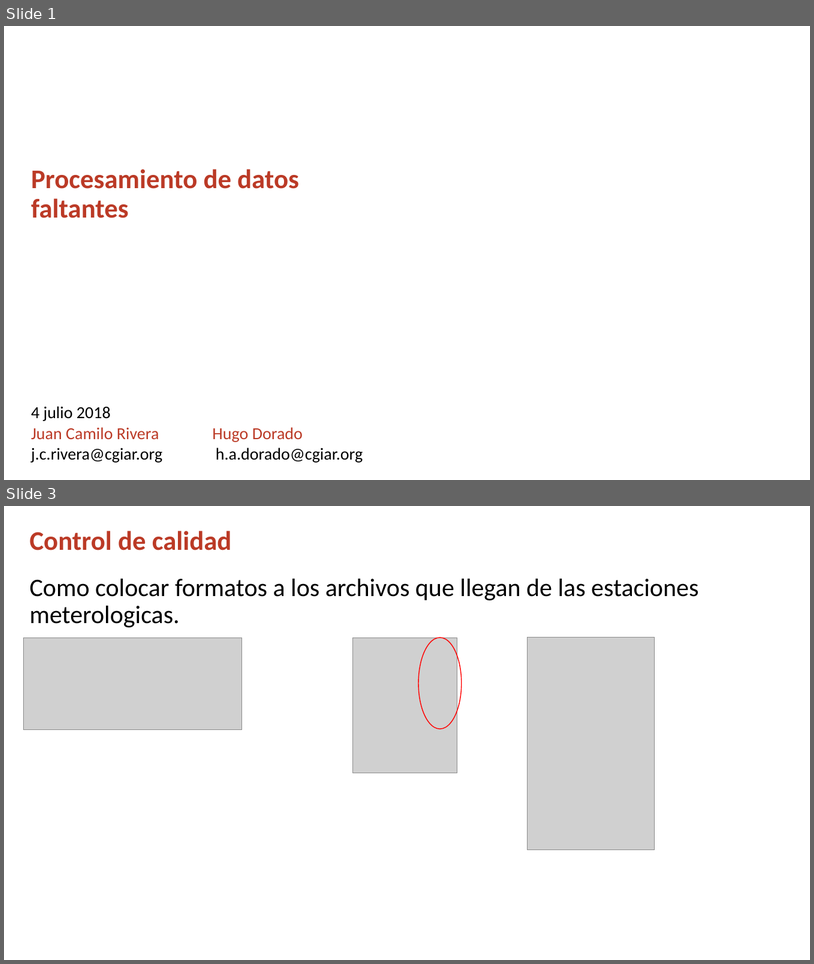
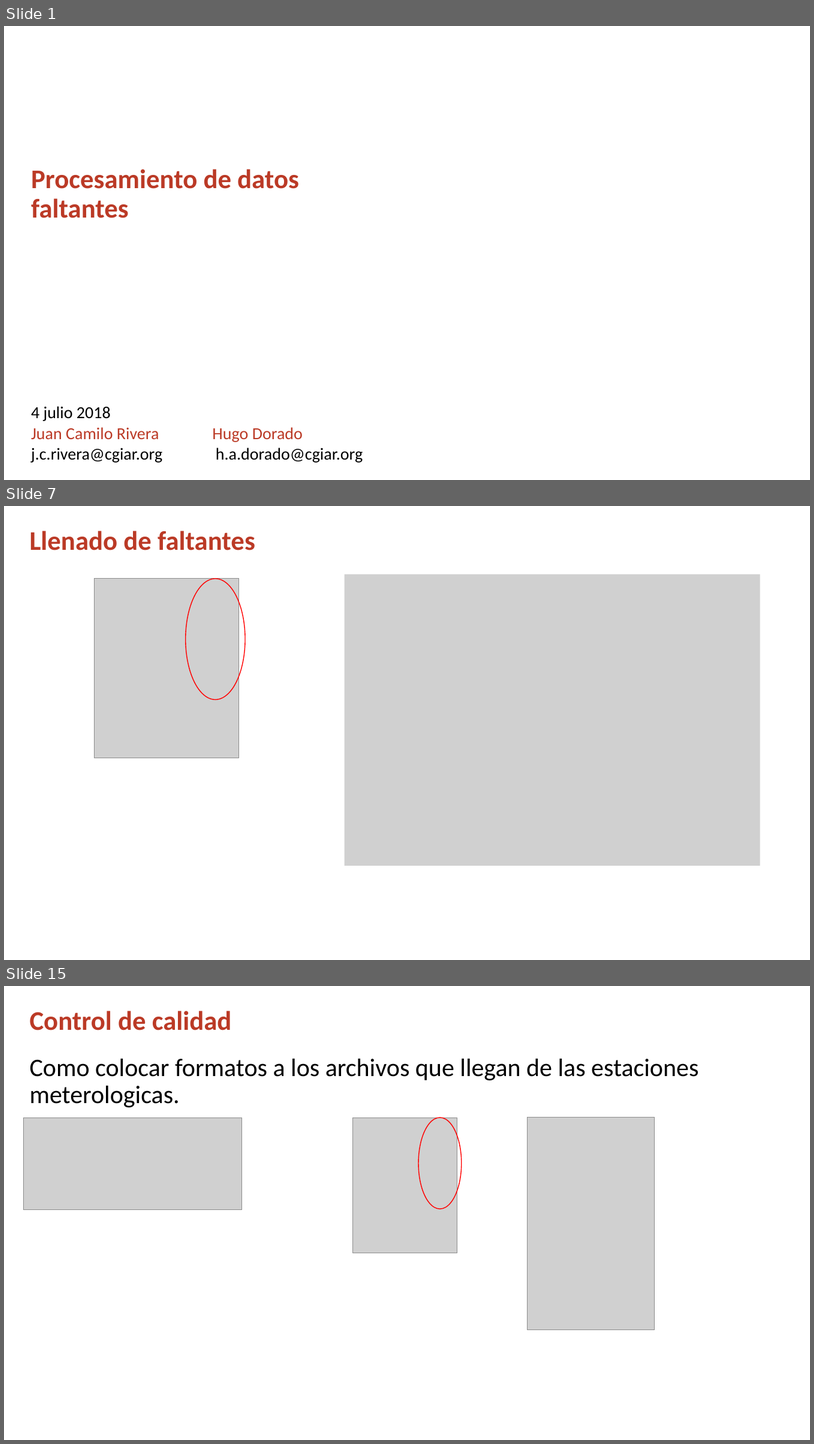
Before and after one commit to j-river1/taller_honduras, a slide deck: DIA_2/Procesamiento_de_datos_faltantes.pptx. Shown one above the other, each under a label of ours: slides 1 and 3 before the commit, slides 1, 7 and 15 after it; the slides between them are not shown. The pictures are 814x964 and 814x1444 pixels, drawn with LibreOffice and Linux fonts; fonts in the diff are those of the drawing; grey boxes stand for pictures; background and template pictures are left out. Boxes give left, top, right and bottom in pixels: in the first picture for what was removed or moved away, otherwise in the second. Text is boxed around its words. In the diff, an @@ line names an element or a change of style, - is before the commit and + after.

```diff
--- a/DIA_2/Procesamiento_de_datos_faltantes.pptx
+++ b/DIA_2/Procesamiento_de_datos_faltantes.pptx
@@ slide 7 added at (4,506,810,960), background #FFFFFF @@
@@ title added at (30,531,255,550), 32 pt, text #BB3A26, bold @@
+Llenado de faltantes
@@ picture added at (345,574,760,865) @@
@@ picture added at (94,579,239,758) @@
@@ ellipse added at (185,579,245,700), outline #FF0000 1 pt @@
@@ what was slide 3 is now slide 15 @@
```
Also in this commit, not shown: 1 slide changed, 11 other slides added.
